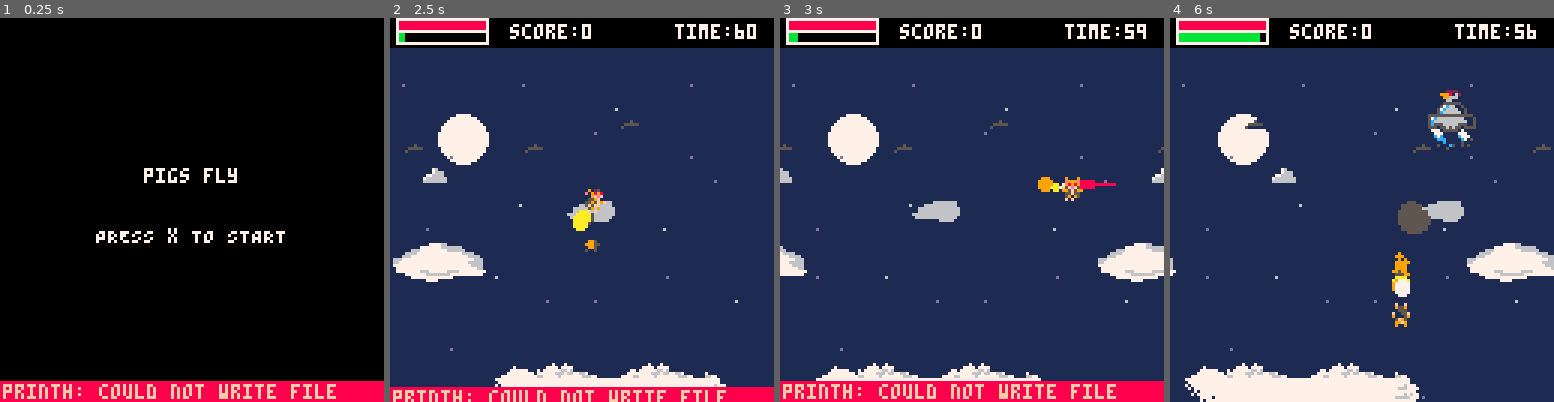
Above: before the commit, frames 1-4 (left to right).
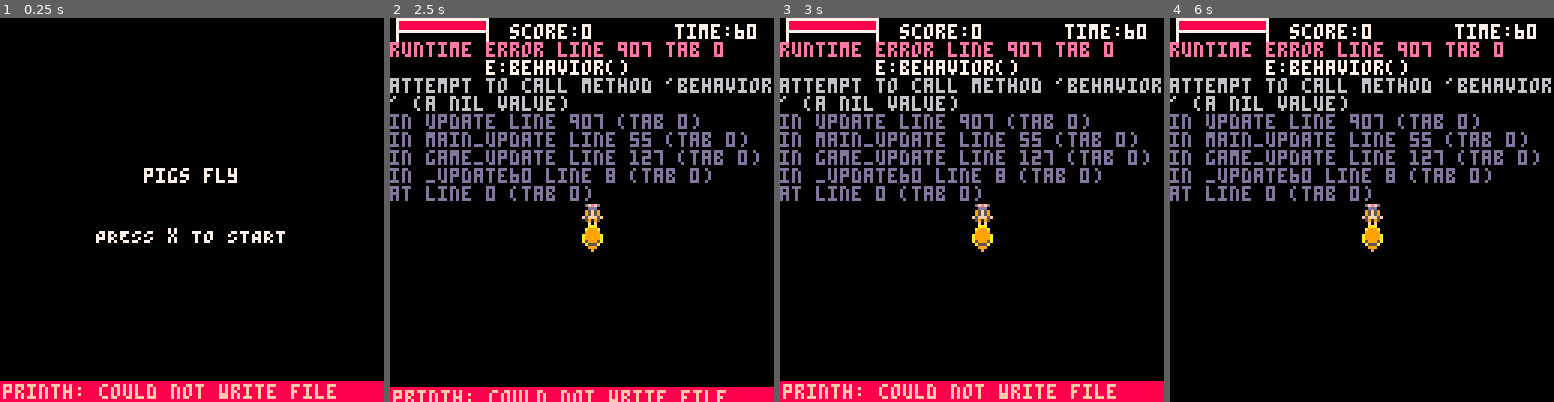
Above: after the commit, the same moments.

Repository: eric-j-owen/pigs-fly
Game: PICO-8 cartridge pigs-fly.p8
Same seed, same stepped clock (60 frames per second), same inputs: the game is played once before the commit and once after it.
Inputs:
- Up to frame 1 (0.25 s): no input
- Up to frame 2 (2.5 s): tap X (X key) at 0.33, 1.07, 1.85 s; tap O (Z key) at 0.7, 1.7, 2.1 s; hold Right 1.6-2.1 s; hold Up 2.15-2.42 s; hold Right from 2.47 s (still down)
- Up to frame 3 (3 s): keep holding Right; tap O (Z key) at 2.5, 2.9 s; tap X (X key) at 2.97 s
- Up to frame 4 (6 s): release Right at 3.03 s; hold Left 3.08-3.58 s; tap O (Z key) every 0.4 s from 3.3 to 5.7 s; hold Down 3.63-3.97 s; hold Right 4.02-4.68 s; tap X (X key) at 4.08, 5.2 s; hold Up 4.73-5.03 s; hold Left 5.08-5.68 s; hold Down from 5.73 s (still down)

Frame 1 is identical in both runs. In frame 2, 89% of the frame differs, in the area x 0-100%, y 3-97%; in frame 3, 87%; in frame 4, 93%, in the area x 0-100%, y 1-100%.
Error after the commit: runtime error line 907 tab 0; e:behavior(); attempt to call method 'behavior' (a nil value)

Commit message:
updates level and stages order. updates spawns

Diff:
--- a/src/game/levels.lua
+++ b/src/game/levels.lua
@@ -1,15 +1,20 @@
 level_mgr = {
     levels = {},
-    curr_lvl = 2,
+    curr_lvl = 3,
     curr_stg = 2,
     nxt_lvl = function(self)
-        self.curr_stg += 1
-        if self.curr_stg > 2 then
-            self.curr_stg = 1
-            self.curr_lvl += 1
-        end
-
-        if self.curr_lvl > 3 then
+        local s = self
+        local lvl = s.levels[s.curr_lvl]
+
+        s.curr_stg += 1
+
+        if s.curr_stg > lvl.n_stgs then
+            s.curr_stg = 1
+            s.curr_lvl += 1
+        end
+
+
+        if s.curr_lvl > 3 then
             set_state(GAME.WIN)
         else
             set_state(GAME.TRANSITION)
@@ -21,11 +26,13 @@
 Level = {
     bounds       = {top=10,right=120,btm=120,left=0},--level boundries
     e_types      = {},     --array of enemy types
-    lvl_dur      = 0,      --level total duration
+    lvl_dur      = 60,      --level total duration
     lvl_t        = 0,      --level timer
     spwn_tmr     = 5,      --timer to next spawn
     max_e        = 1,      --max enmies for level
     curr_max_e   = 1,
+    n_stgs       = 2,     --total stages for level
+    isBoss       = false,  --flag to change level logic on boss fight
     reset_lvl  = function(self)
         self.lvl_t = 0
         self.curr_max_e = 1
@@ -49,12 +56,12 @@
             local e_type = s.e_types[rnd_i]   --string of enemy name
 
             --spawn faster as level progresses
-            enemy_mgr:spawn(e_type, {x=140})
-            s.spwn_tmr = rnd(60)
-        end
-
-         --increment current max enemies on screen every 5 seconds
-        if _f % 300 == 0 and s.curr_max_e < s.max_e then
+            enemy_mgr:spawn(e_type, {x=128})
+            s.spwn_tmr = rnd(30) + 60
+        end
+
+         --increment current max enemies on screen every x frames
+        if _f % 120 == 0 and s.curr_max_e < s.max_e then
             s.curr_max_e += 1
         end
 
@@ -64,7 +71,7 @@
         end
 
         --next level reset
-        if s.lvl_t >= s.lvl_dur then
+        if s.lvl_t >= s.lvl_dur and not s.isBoss then
             s:reset_lvl()
             level_mgr:nxt_lvl()
         end
@@ -80,7 +87,6 @@
 --level 1
 level_mgr.levels[1] = Level:new({
     bounds     = {top=10, right=120, btm=105, left=0},
-    lvl_dur    = 60,
     --map
     frnt_x     = 0,--front layer x position
     sky_x      = 0,-- sky layer x posistion
@@ -133,23 +139,16 @@
 
 --level 2
 level_mgr.levels[2] = Level:new({
-    lvl_dur = 60,
-     e_types    = {"bomber"},
+    e_types    = {"octopus","bomber", "chicken"},
+    max_e = 12,
+    n_stgs= 1,
      --map
     frnt_x     = 0,
     mid_x      = 0,
     back_x     = 0,
 
-
     update = function(self)
-
-
         self:update_lvl()
-        if level_mgr.curr_stg == 1 then
-            --limit bombers
-        else
-            --no limit bombers
-        end
 
         self.back_x -= .25
         self.mid_x -= .5
@@ -162,17 +161,9 @@
     end,
 
     draw = function(self)
-        if level_mgr.curr_stg == 1 then
-            cls(13)
-            circfill(19,50,8,6) --moon
-        else
-            cls(1)
-
-            circfill(24,40,8,7) --moon
-
-            map(0,24,0,10,15,15) --stars
-        end
-
+        cls(1)
+        circfill(24,40,8,7) --moon
+        map(0,24,0,10,15,15) --stars
 
         --map scrolling logic
         --background
@@ -194,24 +185,49 @@
 
 --boss
 level_mgr.levels[3] = Level:new({
-    lvl_dur = 60,
+    max_e = 15,
+    e_types = {"bomber", "alien"},
+    max_jeff= 1,
+    curr_jeff=0,
+    n_stgs = 3,
 
 
     update = function(self)
         self:update_lvl()
-        if level_mgr.curr_stg == 1 then
-            e_types = {"alien", "jeff"}
-            --limit jeffs
-        else
-            e_types = {"boss"}
-        end
 
         --starfield
         if _f % 30 == 0 then fx_mgr:spawn('stars_far') end
         if _f % 40 == 0 then fx_mgr:spawn('stars_mid') end
         if _f % 50 == 0 then fx_mgr:spawn('stars_close') end
+
+        --stages
+        if level_mgr.curr_stg == 1 then
+
+        elseif level_mgr.curr_stg == 2 then
+           --jeff spawning logic
+            self.curr_jeff = 0 --reset
+            --count jeffs
+            for e in all(enemy_mgr.enemies) do
+                if e.e_type == 'jeff' then
+                    self.curr_jeff += 1
+                end
+            end
+            --spawn jeffs offset of 60 frames
+            if self.curr_jeff < self.max_jeff and _f%60==0  then
+                enemy_mgr:spawn('jeff',{x=128})
+            end
+        else --boss stage
+            self.isBoss = true
+            self.e_types = {"boss"}
+            self.max_e = 1
+        end
+
+
     end,
 
     draw = function(self)
+        if level_mgr.curr_stg == 3 then
+            cprnt("enemy is approaching")
+        end
     end,
 })
